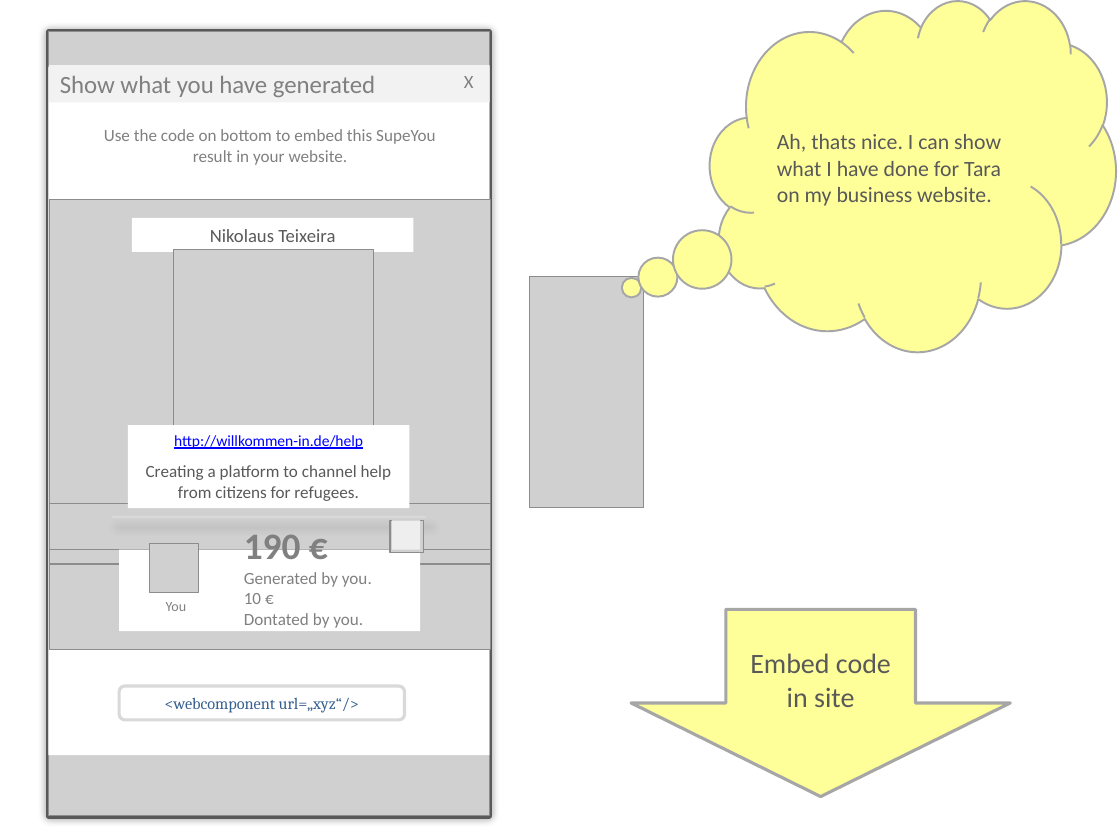
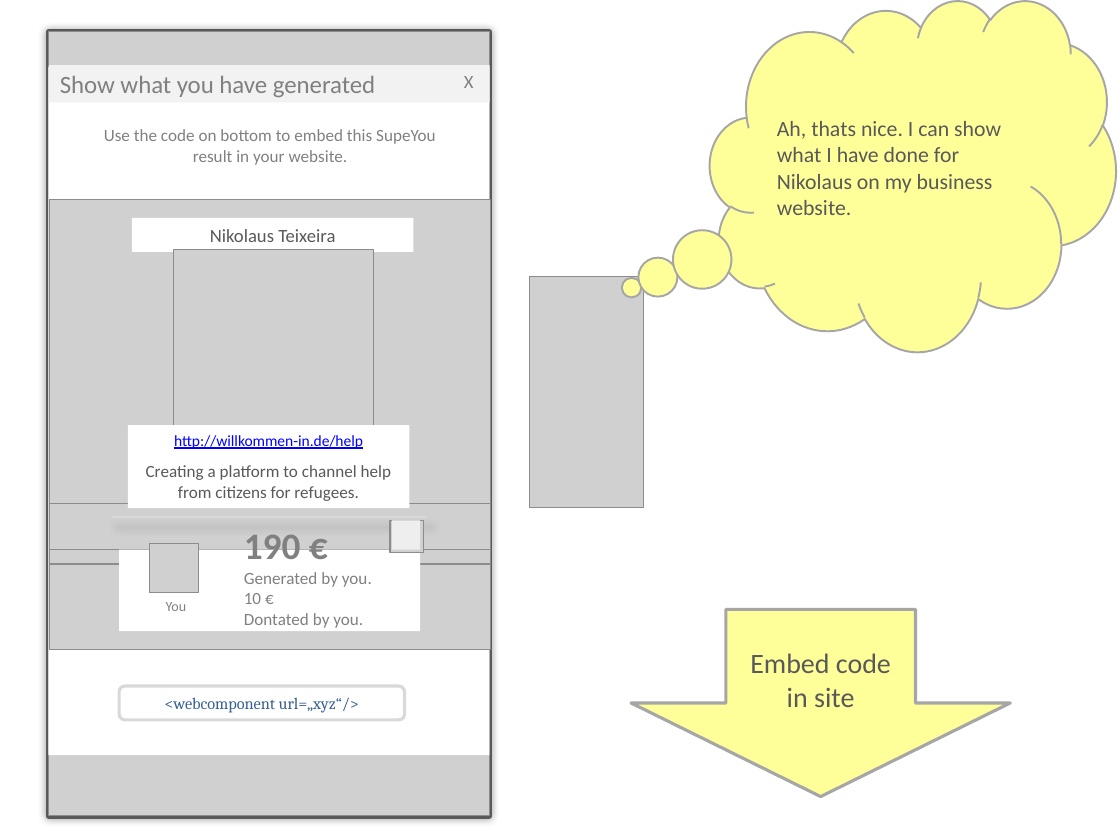
Before and after one commit to MoritzTheile/com.supeyou, a slide deck: slide 22 of com.supeyou.project/doc/SupeYou.scenario.nikolaus.pptx (slide 18 before the commit). Drawn at 1120x840 pixels with LibreOffice and Linux fonts; fonts in the diff are those of the drawing; grey boxes stand for pictures. Boxes give left, top, right and bottom in pixels: in the first picture for what was removed or moved away, otherwise in the second. Text is boxed around its words. In the diff, an @@ line names an element or a change of style, - is before the commit and + after.

```diff
--- a/com.supeyou.project/doc/SupeYou.scenario.nikolaus.pptx
+++ b/com.supeyou.project/doc/SupeYou.scenario.nikolaus.pptx
@@ text in thought cloud at [777,121,1001,215]: text changed @@
-Ah, thats nice. I can show what I have done for Tara on my business website.
+Ah, thats nice. I can show what I have done for Nikolaus on my business website.
```
Also in this commit, not shown: 7 other slides changed, 4 slides added, 5 other files.
